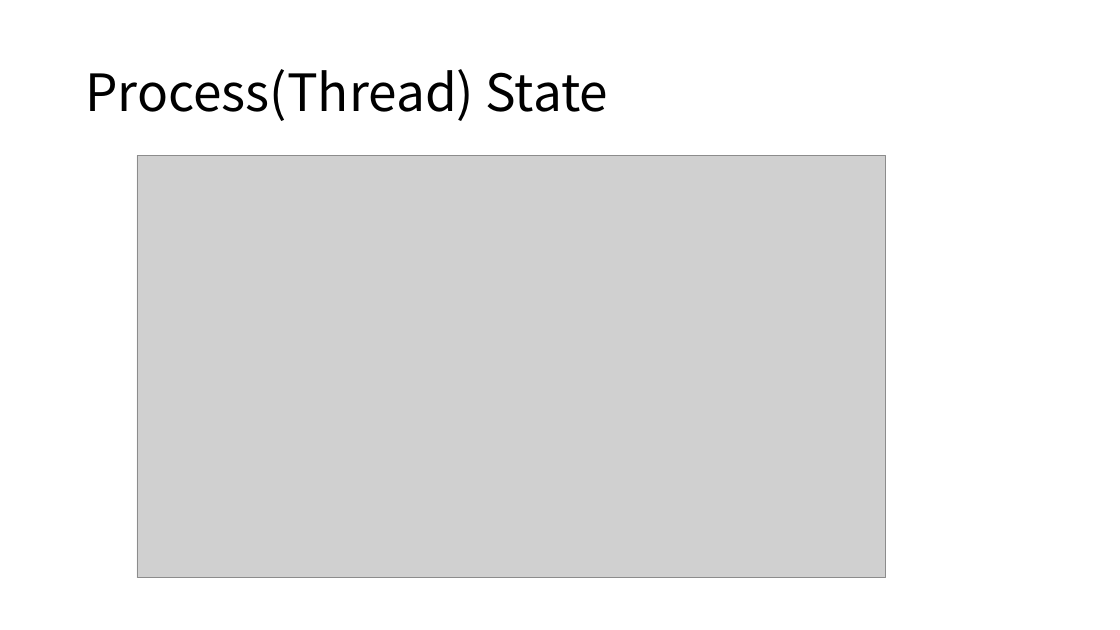
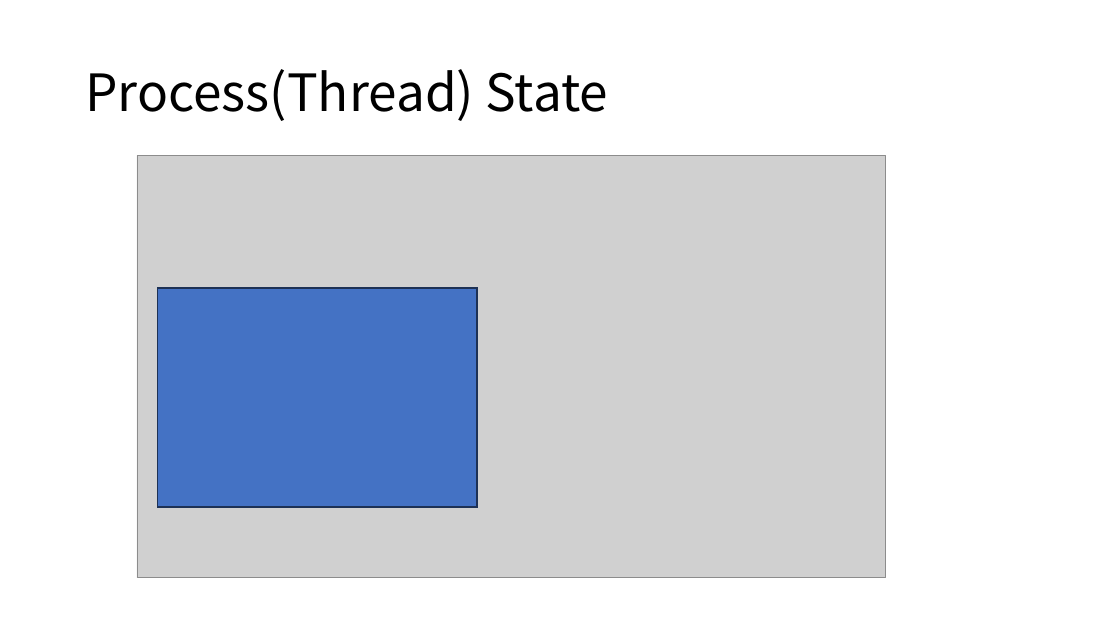
Before and after one commit to Baskervir/simcoding_jm, a slide deck: slide 13 of hy/수업자료/6주차 멀티쓰레딩/Multi Threading.pptx (slide 10 before the commit). Drawn at 1120x630 pixels with LibreOffice and Linux fonts; fonts in the diff are those of the drawing; grey boxes stand for pictures. Boxes give left, top, right and bottom in pixels: in the first picture for what was removed or moved away, otherwise in the second. Text is boxed around its words. In the diff, an @@ line names an element or a change of style, - is before the commit and + after.

```diff
--- a/hy/수업자료/6주차 멀티쓰레딩/Multi Threading.pptx
+++ b/hy/수업자료/6주차 멀티쓰레딩/Multi Threading.pptx
@@ rectangle added at <box>158,288,477,507</box>, fill #4472C4, outline #1E3256 1 pt @@
```
Also in this commit, not shown: 5 other slides changed, 15 slides added, 1 slide removed, 7 other files.
